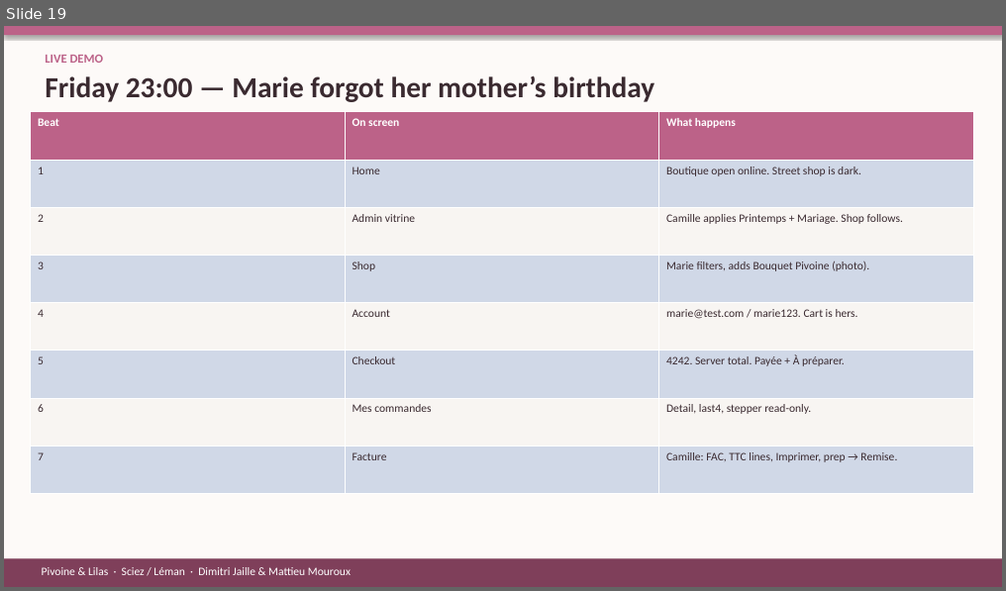
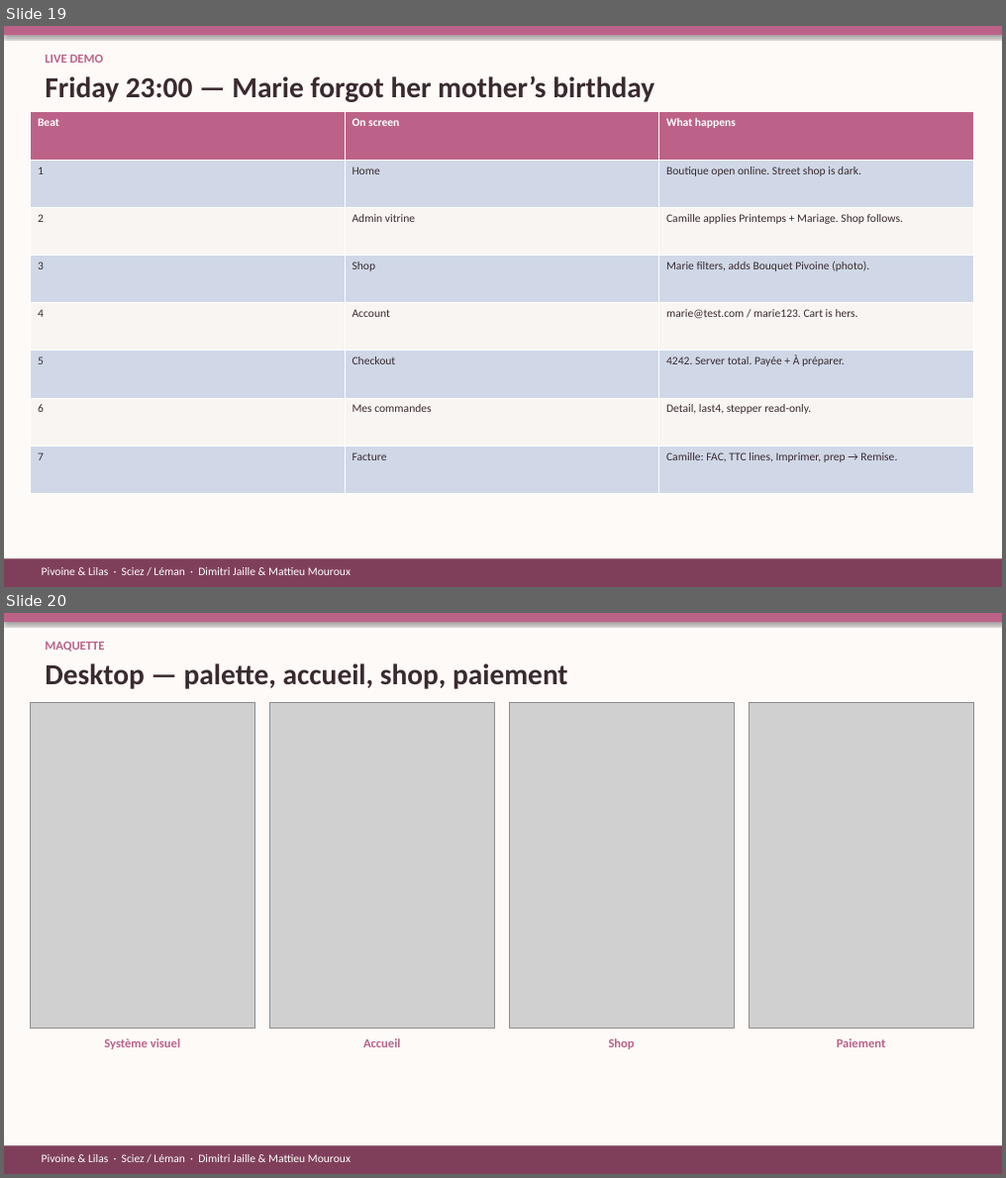
Before and after one commit to Issercio/Demo-day, a slide deck: docs/presentation/Pivoine-Lilas.pptx. Shown one above the other, each under a label of ours: slide 19 before the commit, slides 19 and 20 after it. The pictures are 1006x591 and 1006x1178 pixels, drawn with LibreOffice and Linux fonts; fonts in the diff are those of the drawing; grey boxes stand for pictures. Boxes give left, top, right and bottom in pixels: in the first picture for what was removed or moved away, otherwise in the second. Text is boxed around its words. In the diff, an @@ line names an element or a change of style, - is before the commit and + after.

```diff
--- a/docs/presentation/Pivoine-Lilas.pptx
+++ b/docs/presentation/Pivoine-Lilas.pptx
@@ slide 20 added at (x1=4, y1=613, x2=1002, y2=1174), background #FFFFFF @@
@@ rectangle added at (x1=4, y1=613, x2=1002, y2=1174), fill #FDFAF8 @@
@@ rectangle added at (x1=4, y1=613, x2=1002, y2=622), fill #BC6288 @@
@@ text added at (x1=45, y1=642, x2=104, y2=652), 12 pt, text #BC6288, bold @@
+MAQUETTE
@@ text added at (x1=45, y1=663, x2=568, y2=689), 28 pt, text #3A2A30, bold @@
+Desktop — palette, accueil, shop, paiement
@@ picture added at (x1=30, y1=703, x2=254, y2=1029) @@
@@ picture added at (x1=269, y1=703, x2=494, y2=1029) @@
@@ picture added at (x1=509, y1=703, x2=734, y2=1029) @@
@@ picture added at (x1=748, y1=703, x2=973, y2=1029) @@
@@ text added at (x1=104, y1=1039, x2=180, y2=1050), 12 pt, text #BC6288, bold @@
+Système visuel
@@ text added at (x1=363, y1=1039, x2=400, y2=1048), 12 pt, text #BC6288, bold @@
+Accueil
@@ text added at (x1=609, y1=1039, x2=635, y2=1050), 12 pt, text #BC6288, bold @@
+Shop
@@ text added at (x1=837, y1=1039, x2=886, y2=1048), 12 pt, text #BC6288, bold @@
+Paiement
@@ rectangle added at (x1=4, y1=1146, x2=1002, y2=1174), fill #7F3F5A @@
@@ text added at (x1=42, y1=1155, x2=350, y2=1162), 11 pt, text #FFFFFF @@
+Pivoine & Lilas · Sciez / Léman · Dimitri Jaille & Mattieu Mouroux
```
Also in this commit, not shown: 2 slides changed, 2 other slides added, 1 slide removed, 5 other files.
